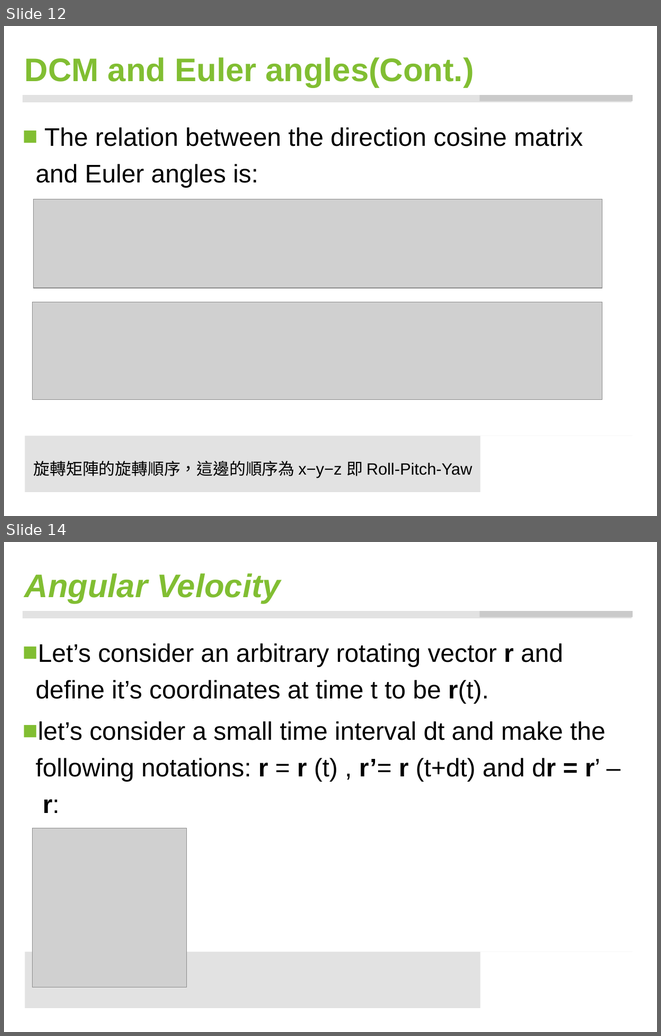
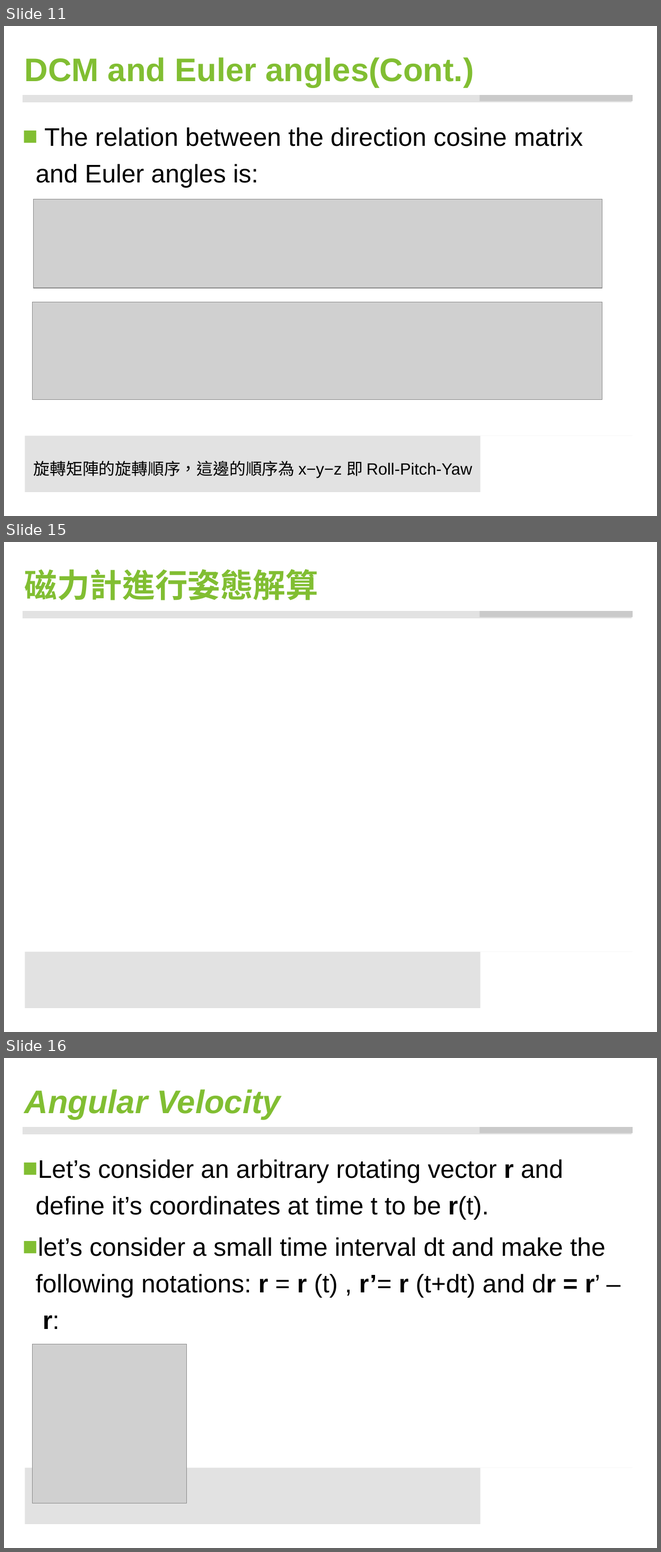
Before and after one commit to ccccjason/VR, a slide deck: data/my_dcm/DCM.pptx. Shown one above the other, each under a label of ours: slides 12 and 14 before the commit, slides 11, 15 and 16 after it; the slides between them are not shown. The pictures are 661x1036 and 661x1552 pixels, drawn with LibreOffice and Linux fonts; fonts in the diff are those of the drawing; grey boxes stand for pictures; background and template pictures are left out. Boxes give left, top, right and bottom in pixels: in the first picture for what was removed or moved away, otherwise in the second. Text is boxed around its words. In the diff, an @@ line names an element or a change of style, - is before the commit and + after.

```diff
--- a/data/my_dcm/DCM.pptx
+++ b/data/my_dcm/DCM.pptx
@@ slide 15 added at box(4, 542, 657, 1032), background #FFFFFF; not listed: 4 template elements that a slide beside it also shows @@
@@ title added at box(25, 569, 318, 600), 36 pt, text #81BE32, bold @@
+磁力計進行姿態解算
@@ what was slide 12 is now slide 11 @@
@@ what was slide 14 is now slide 16 @@
```
Also in this commit, not shown: 2 slides changed, 3 other slides added, 2 slides removed.
